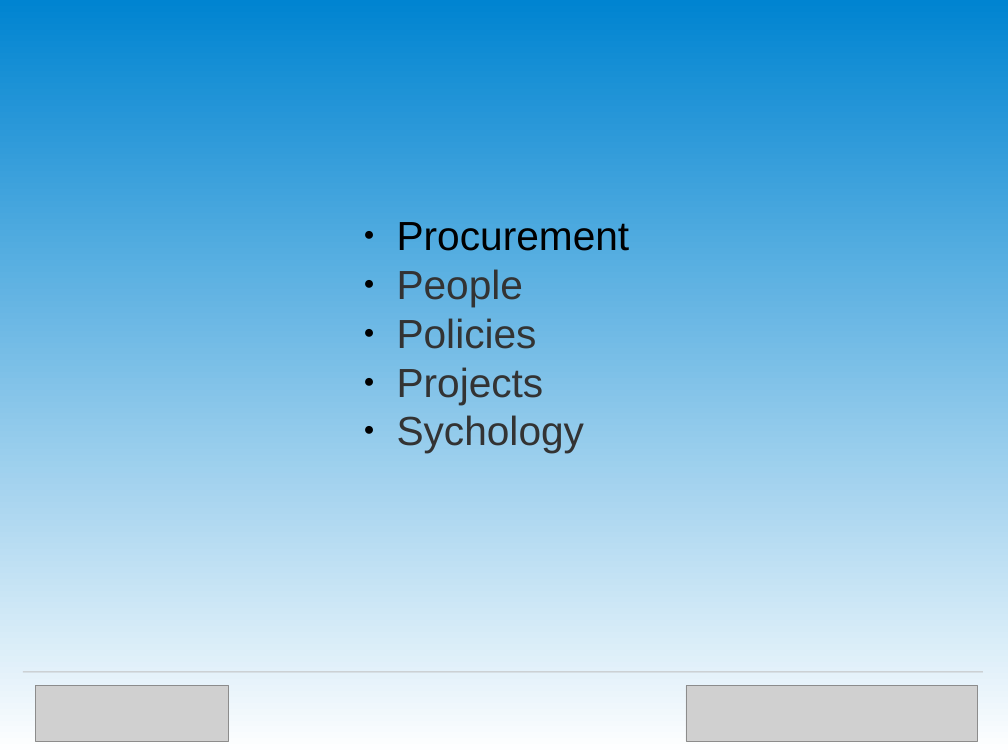
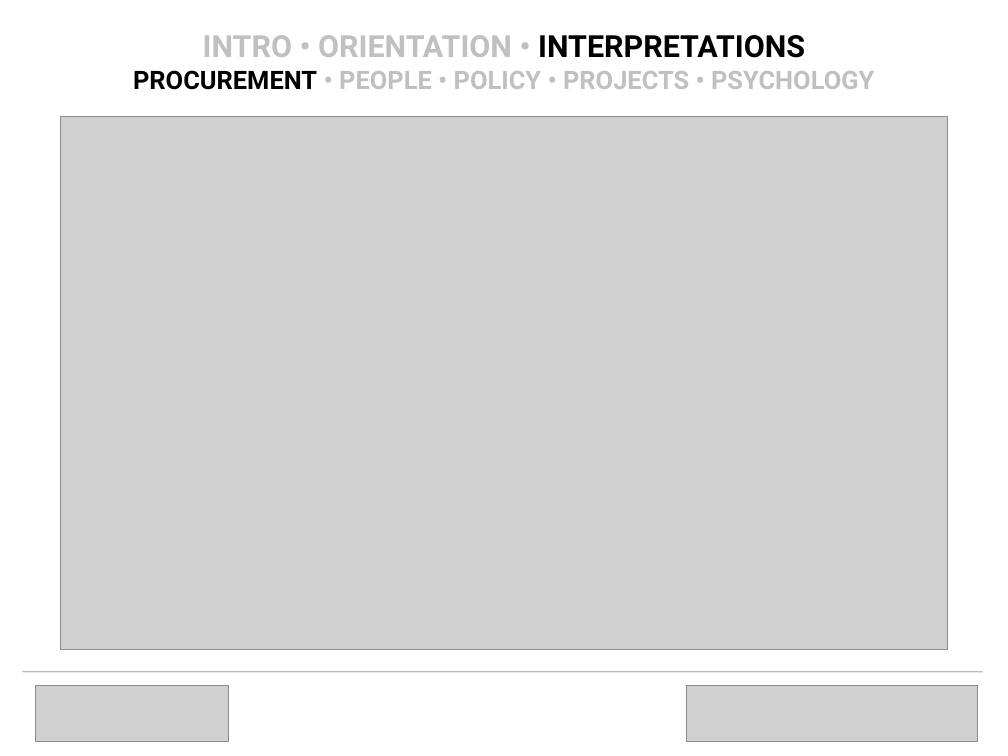
Before and after one commit to OpenTechStrategies/timelines, a slide deck: slide 10 of us-govt-open-source.odp (slide 33 before the commit). Drawn at 1008x756 pixels with LibreOffice and Linux fonts; fonts in the diff are those of the drawing; grey boxes stand for pictures; background and template pictures are left out. Boxes give left, top, right and bottom in pixels: in the first picture for what was removed or moved away, otherwise in the second. Text is boxed around its words. In the diff, an @@ line names an element or a change of style, - is before the commit and + after.

```diff
--- a/us-govt-open-source.odp
+++ b/us-govt-open-source.odp
@@ background gradient #0084D1 to #FFFFFF to #FFFFFF @@
@@ title added at (133,35,874,90), 20 pt, text #C0C0C0, bold @@
+INTRO • ORIENTATION • INTERPRETATIONS
+PROCUREMENT • PEOPLE • POLICY • PROJECTS • PSYCHOLOGY
@@ picture added at (60,117,947,650) @@
@@ text removed at (397,222,630,453) @@
-● Procurement
-● People
-● Policies
-● Projects
-● Sychology
@@ line added from (22, 672) to (982, 672), #C0C0C0 0.71 pt @@
```
Also in this commit, not shown: 7 other slides changed, 13 slides added, 29 slides removed, 3 other files.
